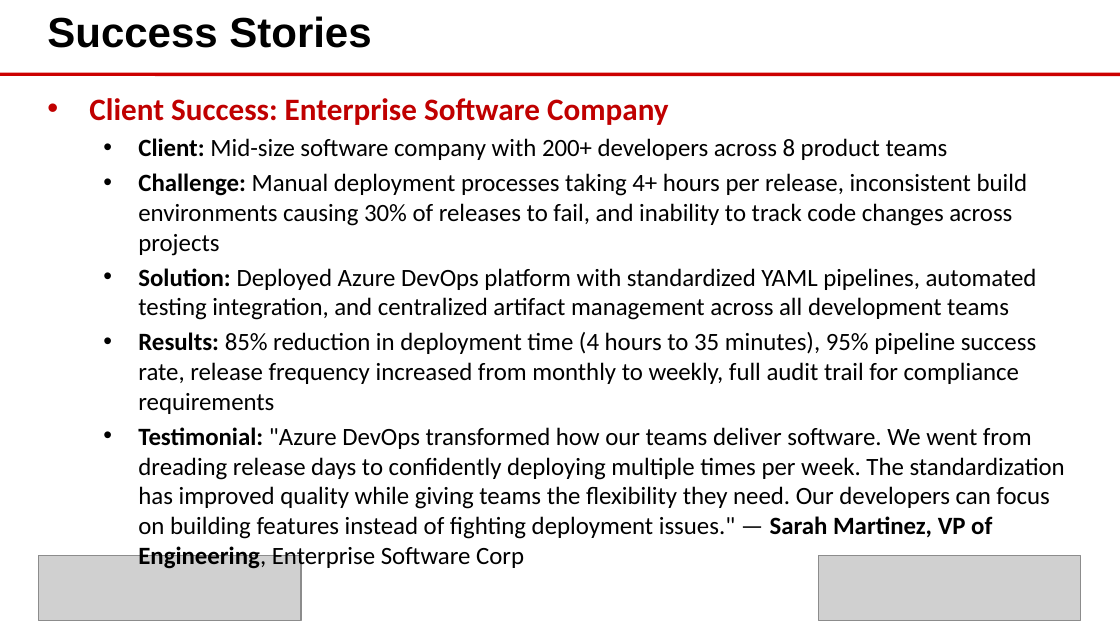
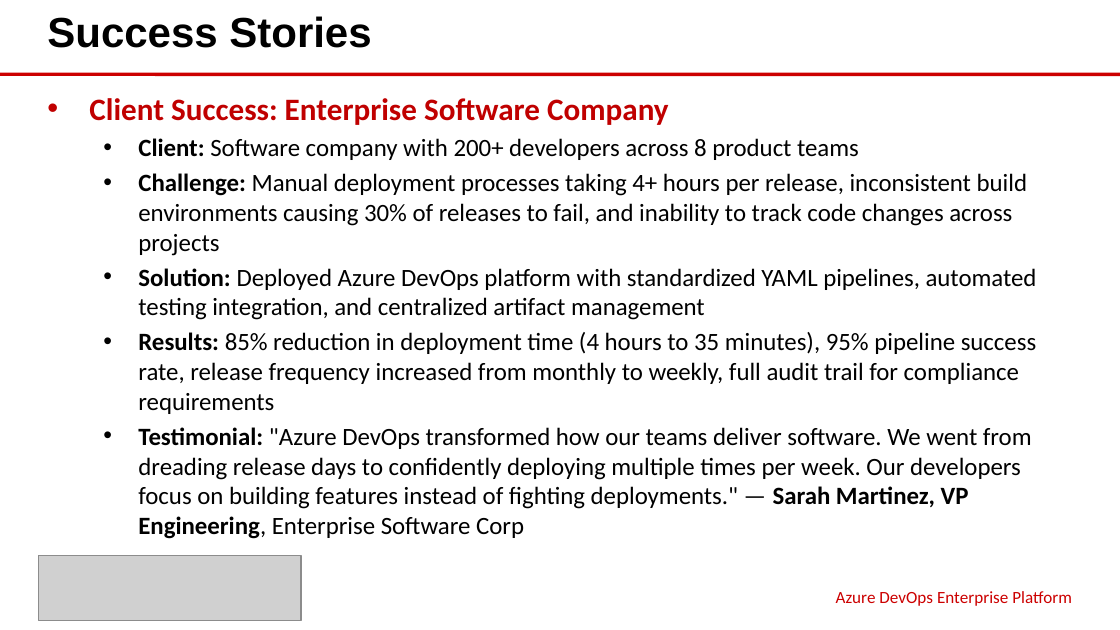
Before and after one commit to eoframework/solutions, a slide deck: slide 7 of solutions/azure/devops/enterprise-platform/presales/solution-briefing.pptx. Drawn at 1120x630 pixels with LibreOffice and Linux fonts; fonts in the diff are those of the drawing; grey boxes stand for pictures; background and template pictures are left out. Boxes give left, top, right and bottom in pixels: in the first picture for what was removed or moved away, otherwise in the second. Text is boxed around its words. In the diff, an @@ line names an element or a change of style, - is before the commit and + after.

```diff
--- a/solutions/azure/devops/enterprise-platform/presales/solution-briefing.pptx
+++ b/solutions/azure/devops/enterprise-platform/presales/solution-briefing.pptx
@@ text at (138, 138, 859, 160): text changed @@
-  • Client: Mid-size software company with 200+ developers across 8 product teams
+  • Client: Software company with 200+ developers across 8 product teams
@@ text at (138, 268, 1037, 320): text changed @@
-  • Solution: Deployed Azure DevOps platform with standardized YAML pipelines, automated testing integration, and centralized artifact management across all development teams
+  • Solution: Deployed Azure DevOps platform with standardized YAML pipelines, automated testing integration, and centralized artifact management
@@ text at (138, 427, 1032, 539): text changed @@
-  • Testimonial: "Azure DevOps transformed how our teams deliver software. We went from dreading release days to confidently deploying multiple times per week. The standardization has improved quality while giving teams the flexibility they need. Our developers can focus on building features instead of fighting deployment issues." — Sarah Martinez, VP of Engineering, Enterprise Software Corp
+  • Testimonial: "Azure DevOps transformed how our teams deliver software. We went from dreading release days to confidently deploying multiple times per week. Our developers focus on building features instead of fighting deployments." — Sarah Martinez, VP Engineering, Enterprise Software Corp
@@ picture removed at (819, 556, 1081, 620) @@
@@ text added at (836, 591, 1072, 606), 11 pt, text #CC0000 @@
+Azure DevOps Enterprise Platform
```
Also in this commit, not shown: 10 other slides changed, 11 other files.
